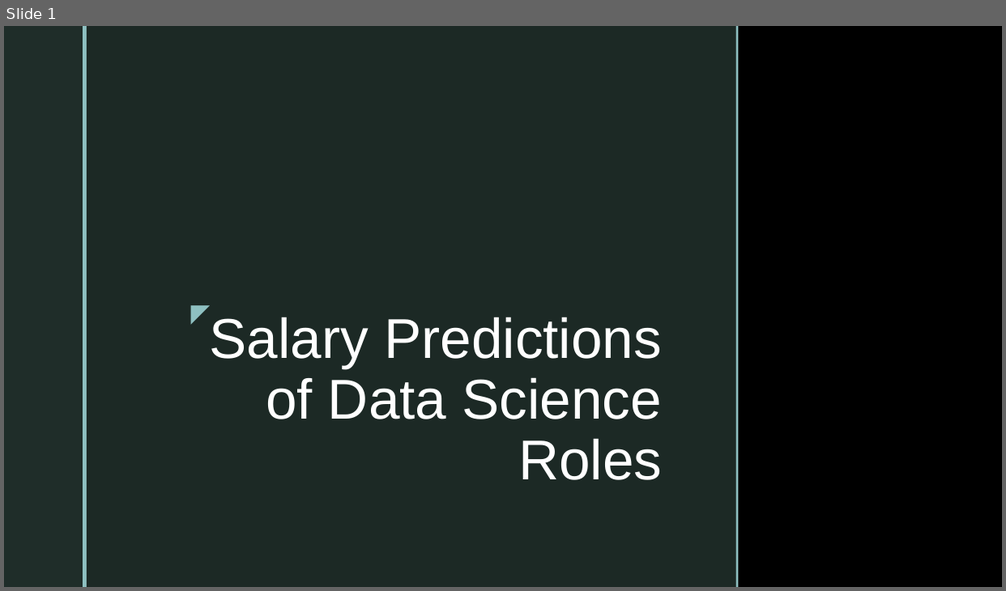
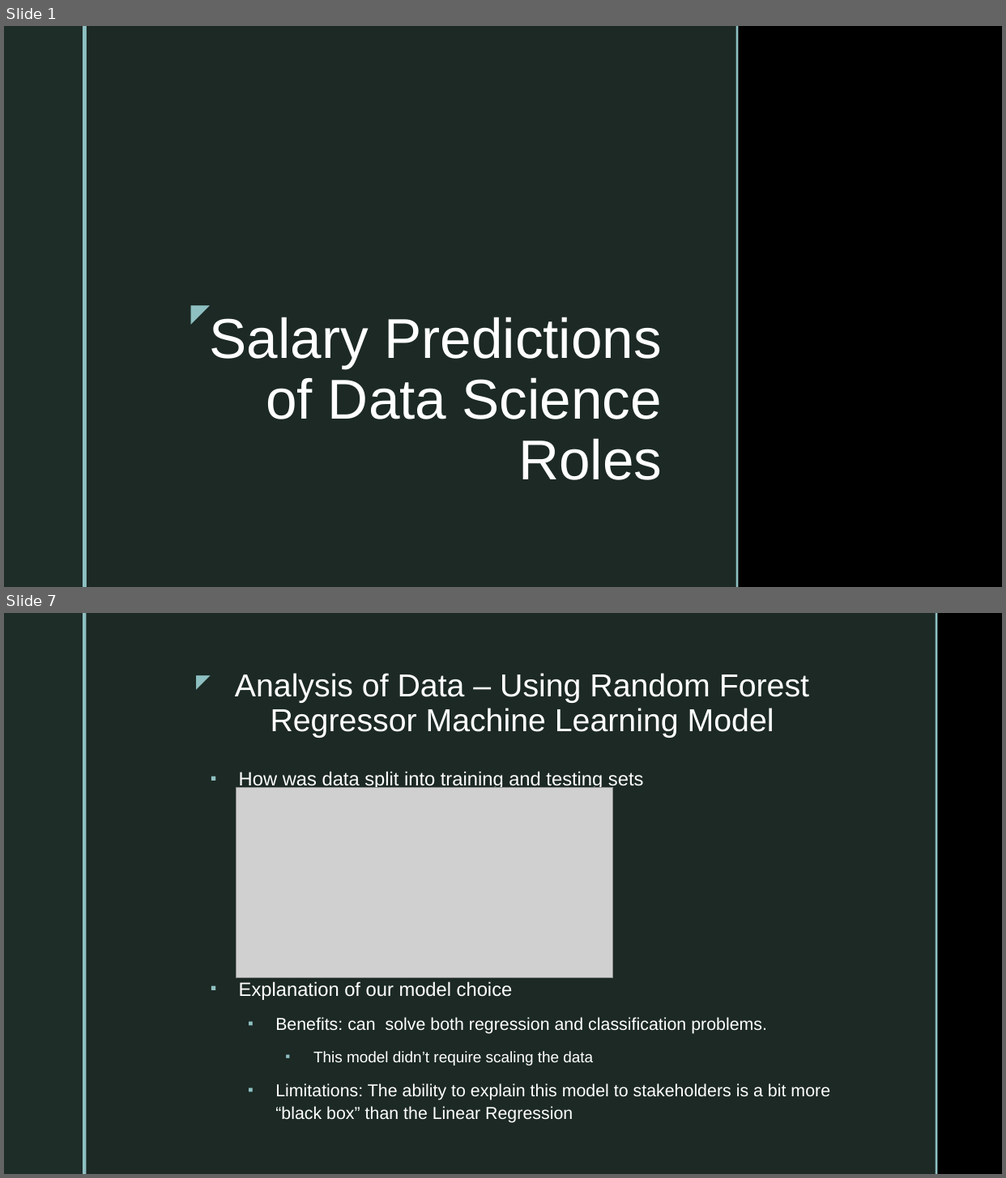
Before and after one commit to Sirius0531/final_project, a slide deck: 2nd Segment Project Deliverable/Deliverable2_Storyboard.pptx. Shown one above the other, each under a label of ours: slide 1 before the commit, slides 1 and 7 after it; the slides between them are not shown. The pictures are 1006x591 and 1006x1178 pixels, drawn with LibreOffice and Linux fonts; fonts in the diff are those of the drawing; grey boxes stand for pictures; background and template pictures are left out. Boxes give left, top, right and bottom in pixels: in the first picture for what was removed or moved away, otherwise in the second. Text is boxed around its words. In the diff, an @@ line names an element or a change of style, - is before the commit and + after.

```diff
--- a/2nd Segment Project Deliverable/Deliverable2_Storyboard.pptx
+++ b/2nd Segment Project Deliverable/Deliverable2_Storyboard.pptx
@@ slide 7 added at box(4, 613, 1002, 1174), background picture (left out); not listed: 2 template elements that a slide beside it also shows @@
@@ rectangle added at box(87, 613, 936, 1174), fill #1F2D29 at 92% opacity @@
@@ rectangle added at box(936, 613, 938, 1174), fill #8EC0C1 @@
@@ text added at box(184, 666, 217, 696), 18 pt, text #8EC0C1 @@
+◤
@@ title added at box(235, 673, 809, 738), 30.6 pt, text #FFFFFF @@
+Analysis of Data – Using Random Forest Regressor Machine Learning Model
@@ text added at box(239, 771, 830, 1123), 16.6 pt, text #FFFFFF @@
+▪ How was data split into training and testing sets
+▪ Explanation of our model choice
+  ▪ Benefits: can solve both regression and classification problems.
+    ▪ This model didn’t require scaling the data
+  ▪ Limitations: The ability to explain this model to stakeholders is a bit more “black box” than the Linear Regression
@@ picture added at box(236, 787, 613, 978) @@
```
Also in this commit, not shown: 7 slides changed, 3 other slides added, 1 slide removed.
